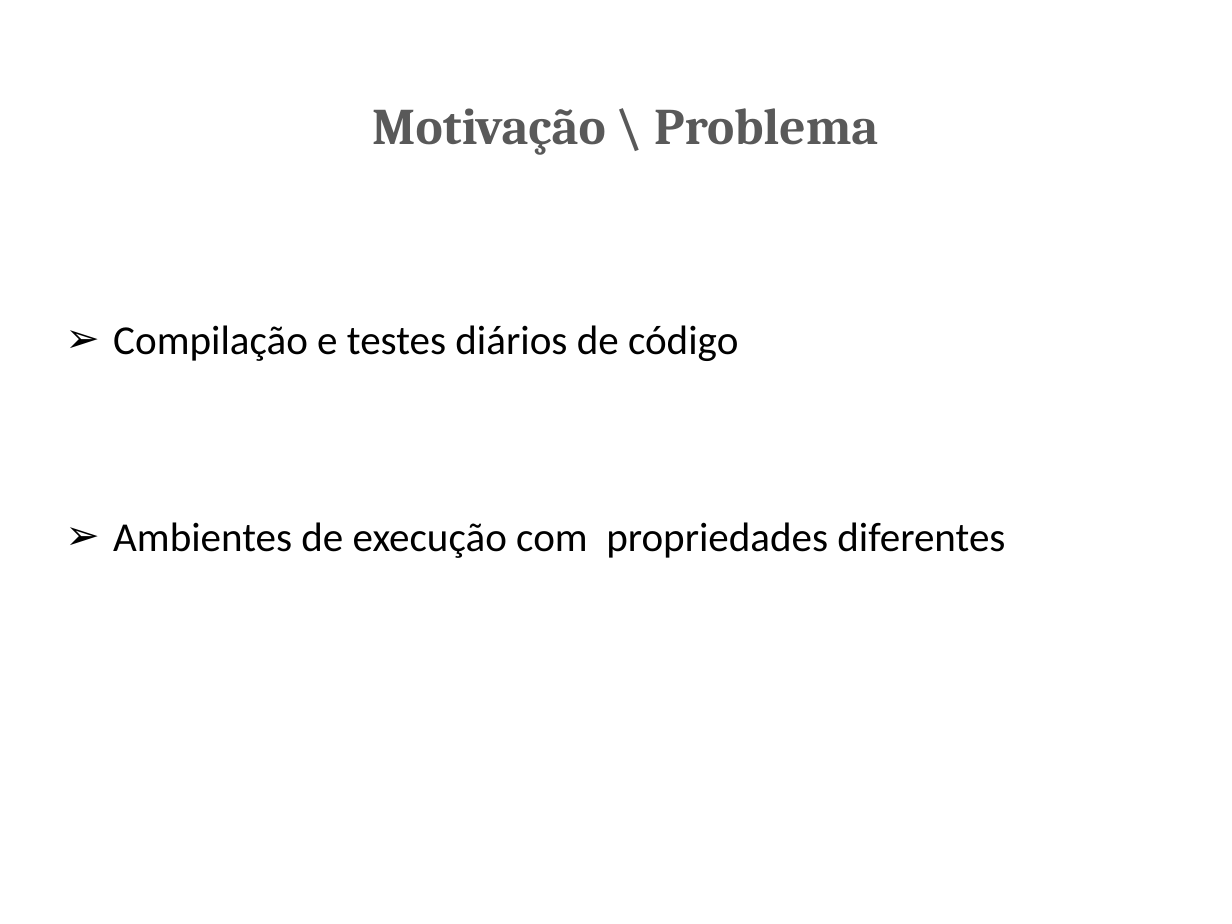
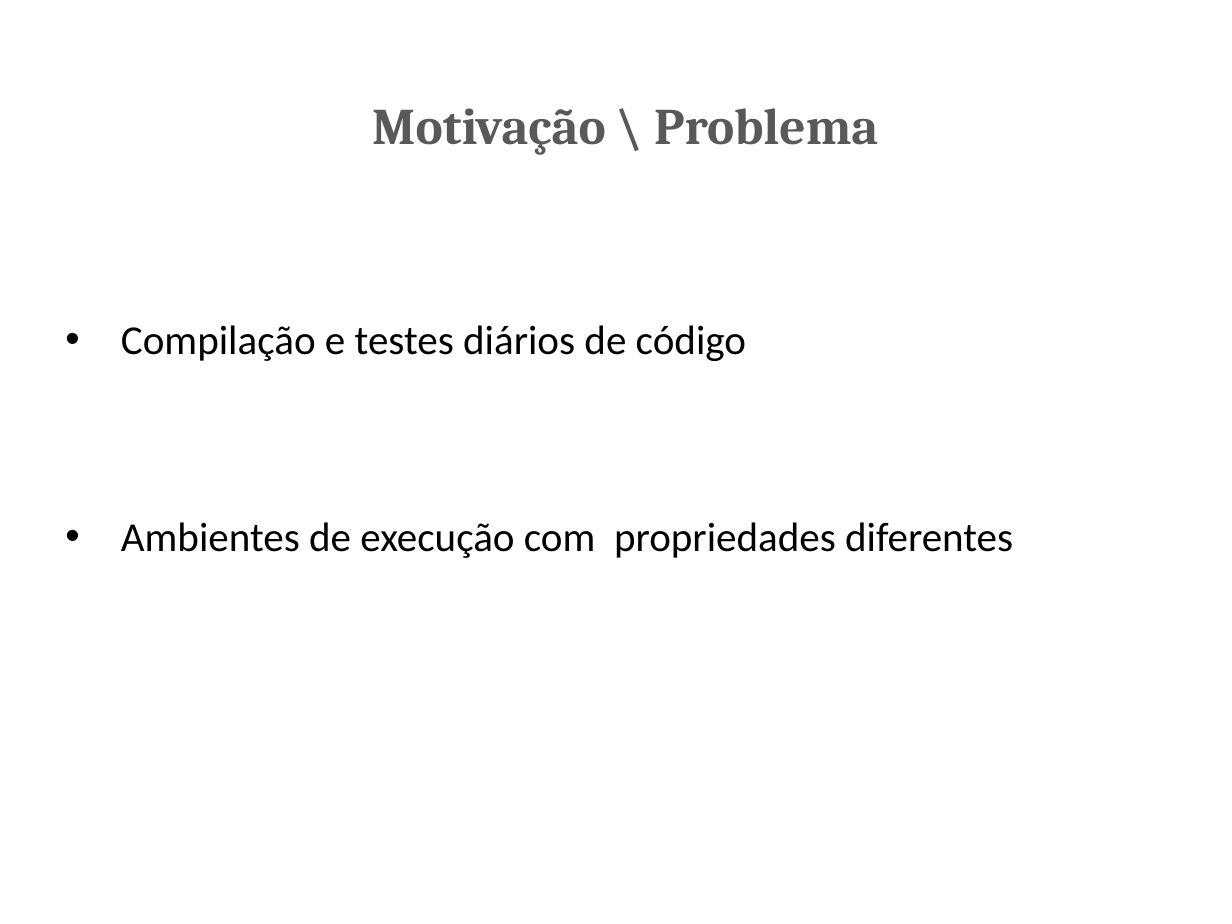
Before and after one commit to marcinschi-iuri/ciaasDocs, a slide deck: slide 4 of PCIS.pptx. Drawn at 1232x924 pixels with LibreOffice and Linux fonts; fonts in the diff are those of the drawing. Boxes give left, top, right and bottom in pixels: in the first picture for what was removed or moved away, otherwise in the second. Text is boxed around its words. In the diff, an @@ line names an element or a change of style, - is before the commit and + after.

```diff
--- a/PCIS.pptx
+++ b/PCIS.pptx
@@ text "Compilação e testes diários de ..." at [121,325,1013,558]: bullet ➢ to • @@
```
Also in this commit, not shown: 12 other slides changed, 8 slides added, 2 other files.
